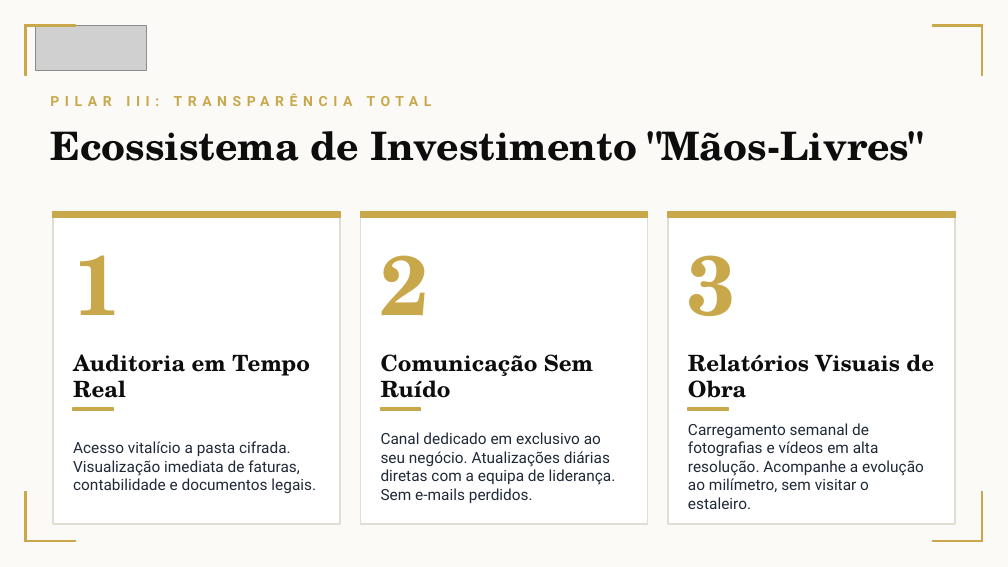
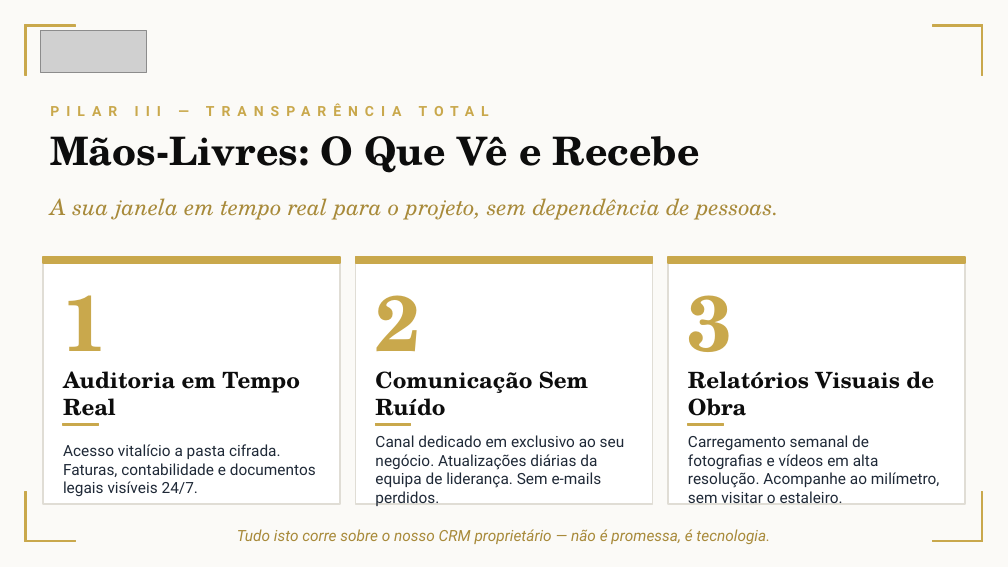
Before and after one commit to somniumprs-source/SomniumProperties-Dashboard, a slide deck: slide 8 of Apresentacao_Investidores_Marco_2026.pptx (slide 11 before the commit). Drawn at 1008x567 pixels with LibreOffice and Linux fonts; fonts in the diff are those of the drawing; grey boxes stand for pictures. Boxes give left, top, right and bottom in pixels: in the first picture for what was removed or moved away, otherwise in the second. Text is boxed around its words. In the diff, an @@ line names an element or a change of style, - is before the commit and + after.

```diff
--- a/Apresentacao_Investidores_Marco_2026.pptx
+++ b/Apresentacao_Investidores_Marco_2026.pptx
@@ picture: place and size @@
-picture at (35, 25, 146, 71)
+picture at (40, 30, 146, 73)
@@ text at (126, 96, 432, 106): text changed @@
-PILAR III: TRANSPARÊNCIA TOTAL
+PILAR III — TRANSPARÊNCIA TOTAL
@@ text at (50, 136, 700, 173): text changed @@
-Ecossistema de Investimento "Mãos-Livres"
+Mãos-Livres: O Que Vê e Recebe
@@ text added at (50, 198, 779, 220), 16 pt, text #A88A3A, italic @@
+A sua janela em tempo real para o projeto, sem dependência de pessoas.
@@ rectangle: place and size @@
-rectangle at (53, 212, 341, 524)
+rectangle at (42, 257, 340, 504)
@@ rectangle: place and size @@
-rectangle at (53, 212, 341, 218)
+rectangle at (42, 257, 340, 263)
@@ rectangle: place and size @@
-rectangle at (361, 212, 648, 524)
+rectangle at (355, 257, 652, 504)
@@ rectangle: place and size @@
-rectangle at (361, 212, 648, 218)
+rectangle at (355, 257, 652, 263)
@@ rectangle: place and size @@
-rectangle at (667, 212, 955, 524)
+rectangle at (667, 257, 965, 504)
@@ rectangle: place and size @@
-rectangle at (667, 212, 955, 218)
+rectangle at (667, 257, 965, 263)
@@ size 60 to 56 pt in 3 elements at (688, 295, 733, 376), (375, 295, 420, 376), (63, 295, 108, 376) @@
@@ text "1": place and size @@
-text "1" at (73, 255, 121, 315)
+text "1" at (63, 295, 108, 376)
@@ text "2": place and size @@
-text "2" at (381, 255, 429, 316)
+text "2" at (375, 295, 420, 376)
@@ text "3": place and size @@
-text "3" at (688, 255, 736, 316)
+text "3" at (688, 295, 733, 376)
@@ text "Auditoria em Tempo Real": place and size @@
-text "Auditoria em Tempo Real" at (73, 354, 310, 398)
+text "Auditoria em Tempo Real" at (63, 371, 300, 416)
@@ text "Comunicação Sem Ruído": place and size @@
-text "Comunicação Sem Ruído" at (381, 354, 593, 398)
+text "Comunicação Sem Ruído" at (375, 371, 588, 416)
@@ text "Relatórios Visuais de Obra": place and size @@
-text "Relatórios Visuais de Obra" at (688, 354, 934, 398)
+text "Relatórios Visuais de Obra" at (688, 371, 934, 416)
@@ rectangle: place and size @@
-rectangle at (73, 408, 113, 411)
+rectangle at (62, 423, 98, 425)
@@ text at (63, 444, 316, 496): text changed @@
-Acesso vitalício a pasta cifrada. Visualização imediata de faturas, contabilidade e documentos legais.
+Acesso vitalício a pasta cifrada. Faturas, contabilidade e documentos legais visíveis 24/7.
@@ text at (375, 435, 625, 506): text changed @@
-Canal dedicado em exclusivo ao seu negócio. Atualizações diárias diretas com a equipa de liderança. Sem e-mails perdidos.
+Canal dedicado em exclusivo ao seu negócio. Atualizações diárias da equipa de liderança. Sem e-mails perdidos.
@@ rectangle: place and size @@
-rectangle at (380, 408, 420, 411)
+rectangle at (376, 423, 411, 425)
@@ text at (688, 435, 940, 504): text changed @@
-Carregamento semanal de fotografias e vídeos em alta resolução. Acompanhe a evolução ao milímetro, sem visitar o estaleiro.
+Carregamento semanal de fotografias e vídeos em alta resolução. Acompanhe ao milímetro, sem visitar o estaleiro.
@@ rectangle: place and size @@
-rectangle at (688, 408, 729, 411)
+rectangle at (688, 423, 724, 425)
@@ text added at (237, 529, 770, 544), 11 pt, text #A88A3A, italic @@
+Tudo isto corre sobre o nosso CRM proprietário — não é promessa, é tecnologia.
```
Also in this commit, not shown: 7 other slides changed, 2 slides added, 6 slides removed, 3 other files.
